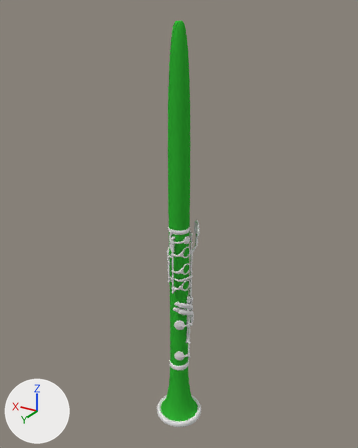
What one commit did to the Blender file scenes/klarinette.blend.
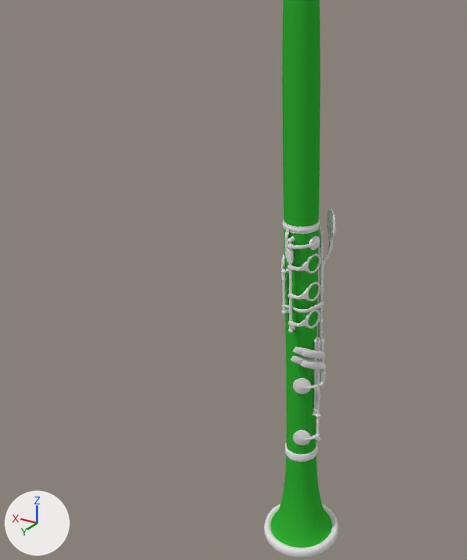
There are two pictures of each version: one whole from a camera (50 mm lens) standing at (-11.7, 18.74, 10.67) and looking at (-0.18, -0.45, 1.07), one close up on the part from 0% to 78% of the width and 21% to 96% of the height. The axes (+X, +Y, +Z) are drawn at lower left. The lights are the same throughout.

The older version as bpy lines, for what is in view:
```python
me_cylinder = bpy.data.meshes.new('Cylinder')
me_cylinder.from_pydata(...)  # 98 vertices, 104 faces; spans x -5.03..5.03, y -5.03..5.03, z -1.0..1.01
me_cylinder.polygons.foreach_set('use_smooth', [True] * 104)
me_cylinder.materials.append(mat_black)  # green #32b134
me_cylinder_001 = bpy.data.meshes.new('Cylinder.001')
me_cylinder_001.from_pydata(...)  # 64 vertices, 64 faces; spans x -5.62..5.62, y -5.62..5.62, z -1.02..-0.98
me_cylinder_001.polygons.foreach_set('use_smooth', [True] * 64)
me_cylinder_001.materials.append(mat_metal)  # white #e7e7e7
me_torus = bpy.data.meshes.new('Torus')
me_torus.from_pydata(...)  # 166 vertices, 166 faces; spans x -0.93..2.02, y -0.93..0.93, z -0.12..1.12
me_torus.polygons.foreach_set('use_smooth', [True] * 166)
ob_cylinder = bpy.data.objects.new('Cylinder', me_cylinder)
ob_cylinder.location = (-0.43, -0.05, 0.01)
ob_cylinder.scale = (0.25, 0.25, 10.2)
_m = ob_cylinder.modifiers.new('Subsurf', 'SUBSURF')
_m.levels = 2
ob_cylinder_001 = bpy.data.objects.new('Cylinder.001', me_cylinder_001)
ob_cylinder_001.location = (-0.43, -0.05, 0.01)
ob_cylinder_001.scale = (0.25, 0.25, 10.2)
_m = ob_cylinder_001.modifiers.new('Subsurf', 'SUBSURF')
_m.levels = 4
ob_torus = bpy.data.objects.new('Torus', me_torus)
ob_torus.location = (-0.89, 0.05, -1.91)
ob_torus.rotation_euler = (1.571, 0.0, 1.348)  # degrees (90, 0, 77)
ob_torus.scale = (0.347, 0.347, 0.347)
_m = ob_torus.modifiers.new('Subsurf', 'SUBSURF')
_m = ob_torus.modifiers.new('Array', 'ARRAY')
_m.count = 3
_m.constant_offset_displace = (0.0, 0.0, 0.0)
_m.relative_offset_displace = (0.0, 1.5, 0.0)
```
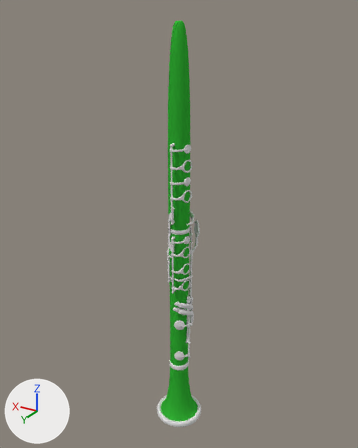
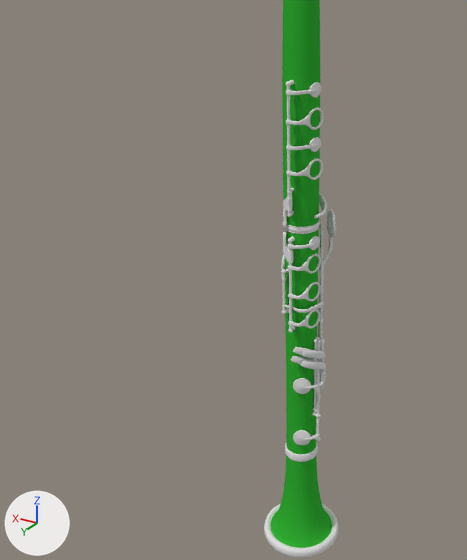
Changed parts and their boxes (x1, y1, x2, y2) in the close-ups (467 x 560 px):
'Torus.003', added: after (286, 107, 324, 180)
'Cylinder.024', added: after (287, 86, 291, 214)
'Cube.008', added: after (283, 197, 292, 233)
'Cylinder.027', added: after (309, 82, 321, 98)
'Cylinder.026', added: after (309, 137, 321, 152)
'Torus.005', added: after (286, 90, 317, 96)
'Torus.004', added: after (286, 144, 316, 151)
'Cylinder.025', added: after (290, 192, 292, 213)

Patch to the scene script:
```diff
--- a/scenes/klarinette.blend.py
+++ b/scenes/klarinette.blend.py
@@ ob_cube_008 @@
+ob_cube_008 = bpy.data.objects.new('Cube.008', me_cube_008)  # 81 vertices, 60 faces; spans x -1.0..5.78, y -1.85..1.03, z 3.58..9.8; in mat_metal (white #e7e7e7)
+ob_cube_008.location = (-0.47, 0.66, 0.26)
+ob_cube_008.rotation_euler = (0.0, 0.0, -0.336)  # degrees (0, 0, -19)
+ob_cube_008.scale = (0.0624, 0.0493, 0.185)
@@ ob_cylinder_024 @@
+ob_cylinder_024 = bpy.data.objects.new('Cylinder.024', me_cylinder_025)  # 49 vertices, 48 faces; spans x -1.0..1.0, y -1.0..1.0, z 0.09..2.12; in mat_metal (white #e7e7e7); modifiers SUBSURF
+ob_cylinder_024.location = (-0.46, 0.65, 1.39)
+ob_cylinder_024.rotation_euler = (0.0, 0.0, -0.499)  # degrees (0, 0, -29)
+ob_cylinder_024.scale = (0.0416, 0.0416, 1.82)
@@ ob_cylinder_025 @@
+ob_cylinder_025 = bpy.data.objects.new('Cylinder.025', me_cylinder_026)  # 49 vertices, 48 faces; spans x -1.0..1.0, y -1.0..1.0, z 0.09..0.46; in mat_metal (white #e7e7e7); modifiers SUBSURF
+ob_cylinder_025.location = (-0.45, 0.54, 1.41)
+ob_cylinder_025.rotation_euler = (0.0, 0.0, -0.499)  # degrees (0, 0, -29)
+ob_cylinder_025.scale = (0.0416, 0.0416, 1.82)
@@ ob_torus_003 @@
+ob_torus_003 = bpy.data.objects.new('Torus.003', me_torus_003)  # 166 vertices, 166 faces; spans x -0.93..2.22, y -0.93..0.93, z -0.12..1.16; in mat_metal (white #e7e7e7); modifiers SUBSURF, ARRAY
+ob_torus_003.location = (-0.92, 0.04, 2.81)
+ob_torus_003.rotation_euler = (1.571, 0.0, 1.348)  # degrees (90, 0, 77)
+ob_torus_003.scale = (0.347, 0.347, 0.347)
@@ ob_torus_004 @@
+ob_torus_004 = bpy.data.objects.new('Torus.004', me_torus_004)  # 72 vertices, 66 faces; spans x 0.01..2.18, y -0.81..-0.36, z -0.34..1.07; in mat_metal (white #e7e7e7); modifiers SUBSURF
+ob_torus_004.location = (-0.89, 0.05, 3.73)
+ob_torus_004.rotation_euler = (1.571, 0.0, 1.348)  # degrees (90, 0, 77)
+ob_torus_004.scale = (0.347, 0.347, 0.347)
@@ ob_cylinder_026 @@
+ob_cylinder_026 = bpy.data.objects.new('Cylinder.026', me_cylinder_027)  # 162 vertices, 192 faces; spans x -0.28..0.28, y -0.28..0.28, z -1.83..1.83; in mat_metal (white #e7e7e7); modifiers SUBSURF
+ob_cylinder_026.location = (-0.94, 0.06, 3.52)
+ob_cylinder_026.rotation_euler = (0.201, 1.571, 0.0)  # degrees (12, 90, 0)
+ob_cylinder_026.scale = (0.738, 0.738, -0.0325)
@@ ob_cylinder_027 @@
+ob_cylinder_027 = bpy.data.objects.new('Cylinder.027', me_cylinder_028)  # 162 vertices, 192 faces; spans x -0.28..0.28, y -0.28..0.28, z -1.83..1.83; in mat_metal (white #e7e7e7); modifiers SUBSURF
+ob_cylinder_027.location = (-0.94, 0.06, 5.04)
+ob_cylinder_027.rotation_euler = (0.201, 1.571, 0.0)  # degrees (12, 90, 0)
+ob_cylinder_027.scale = (0.738, 0.738, -0.0325)
@@ ob_torus_005 @@
+ob_torus_005 = bpy.data.objects.new('Torus.005', me_torus_004.copy())  # modifiers SUBSURF
+ob_torus_005.location = (-0.89, 0.05, 5.24)
+ob_torus_005.rotation_euler = (1.571, 0.0, 1.348)  # degrees (90, 0, 77)
+ob_torus_005.scale = (0.347, 0.347, 0.347)
```
